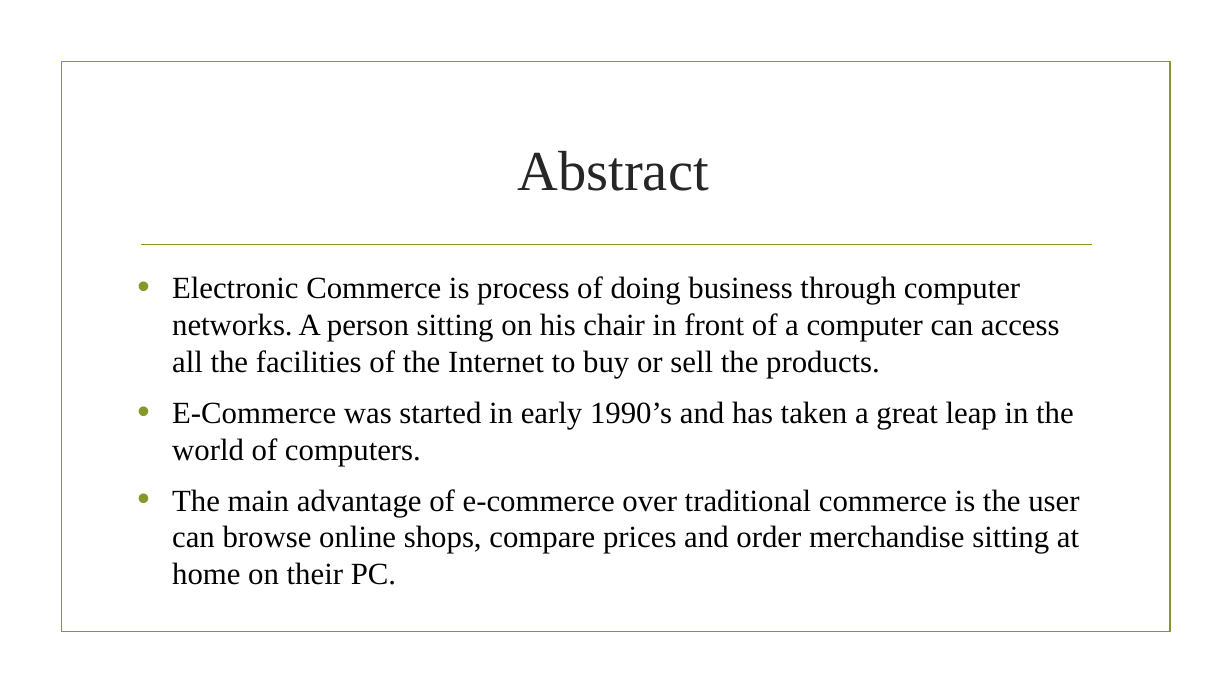
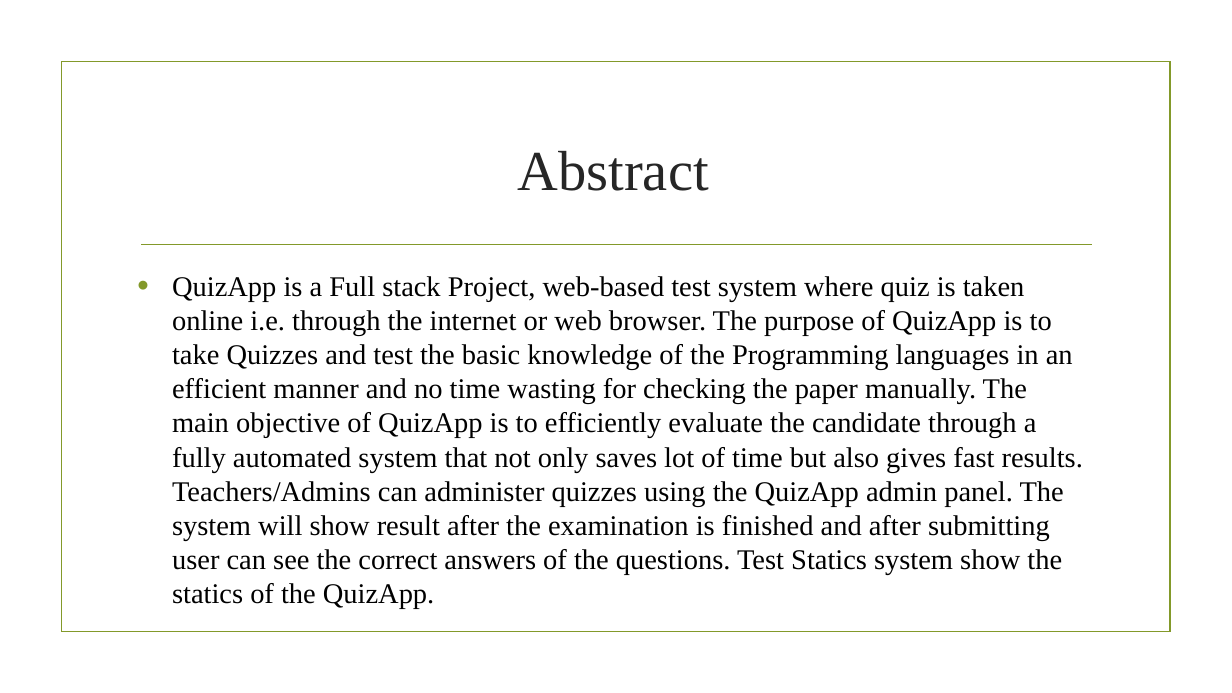
Before and after one commit to rkvyas98/quizApp, a slide deck: slide 3 of QuizApp PPT.pptx. Drawn at 1232x693 pixels with LibreOffice and Linux fonts; fonts in the diff are those of the drawing; background and template pictures are left out. Boxes give left, top, right and bottom in pixels: in the first picture for what was removed or moved away, otherwise in the second. Text is boxed around its words. In the diff, an @@ line names an element or a change of style, - is before the commit and + after.

```diff
--- a/QuizApp PPT.pptx
+++ b/QuizApp PPT.pptx
@@ text at (172, 276, 1083, 609): text changed; size 24 to 22.2 pt @@
-• Electronic Commerce is process of doing business through computer networks. A person sitting on his chair in front of a computer can access all the facilities of the Internet to buy or sell the products.
-• E-Commerce was started in early 1990’s and has taken a great leap in the world of computers.
-• The main advantage of e-commerce over traditional commerce is the user can browse online shops, compare prices and order merchandise sitting at home on their PC.
+• QuizApp is a Full stack Project, web-based test system where quiz is taken online i.e. through the internet or web browser. The purpose of QuizApp is to take Quizzes and test the basic knowledge of the Programming languages in an efficient manner and no time wasting for checking the paper manually. The main objective of QuizApp is to efficiently evaluate the candidate through a fully automated system that not only saves lot of time but also gives fast results. Teachers/Admins can administer quizzes using the QuizApp admin panel. The system will show result after the examination is finished and after submitting user can see the correct answers of the questions. Test Statics system show the statics of the QuizApp.
```
Also in this commit, not shown: 4 other slides changed, 4 slides removed.
